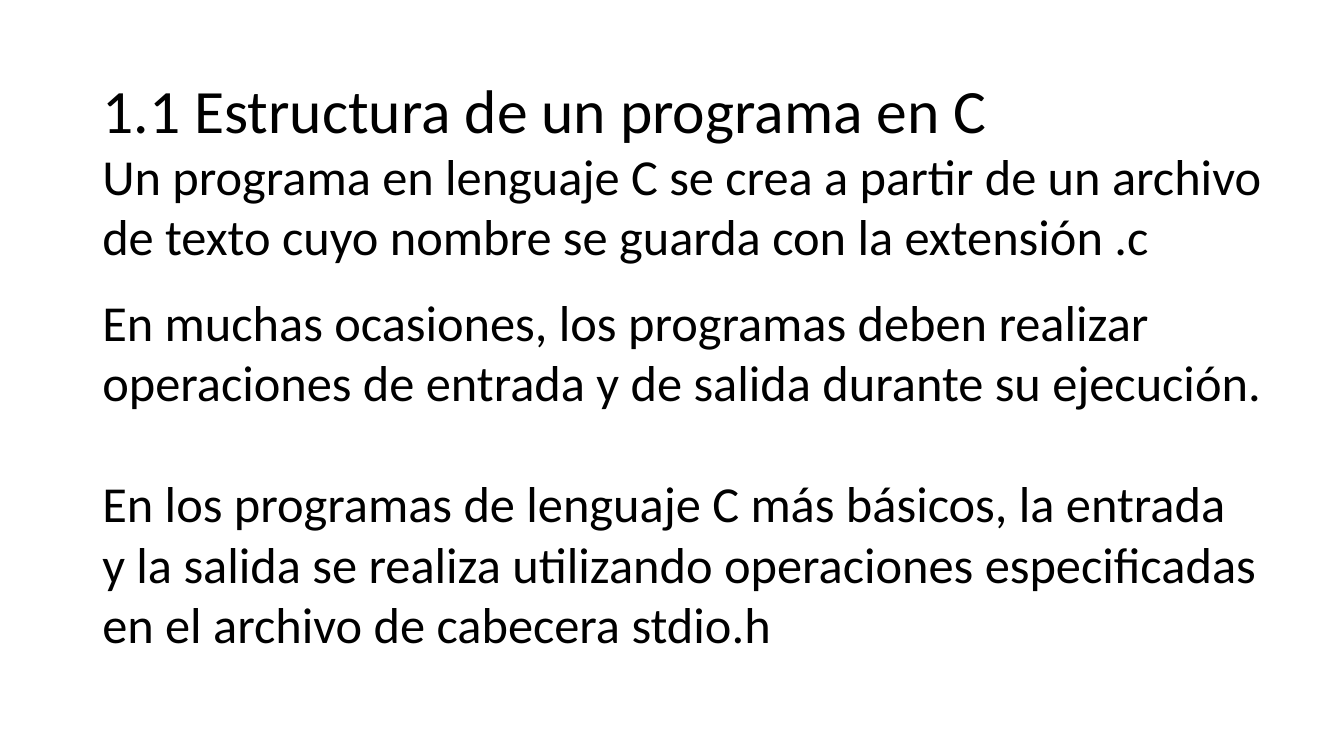
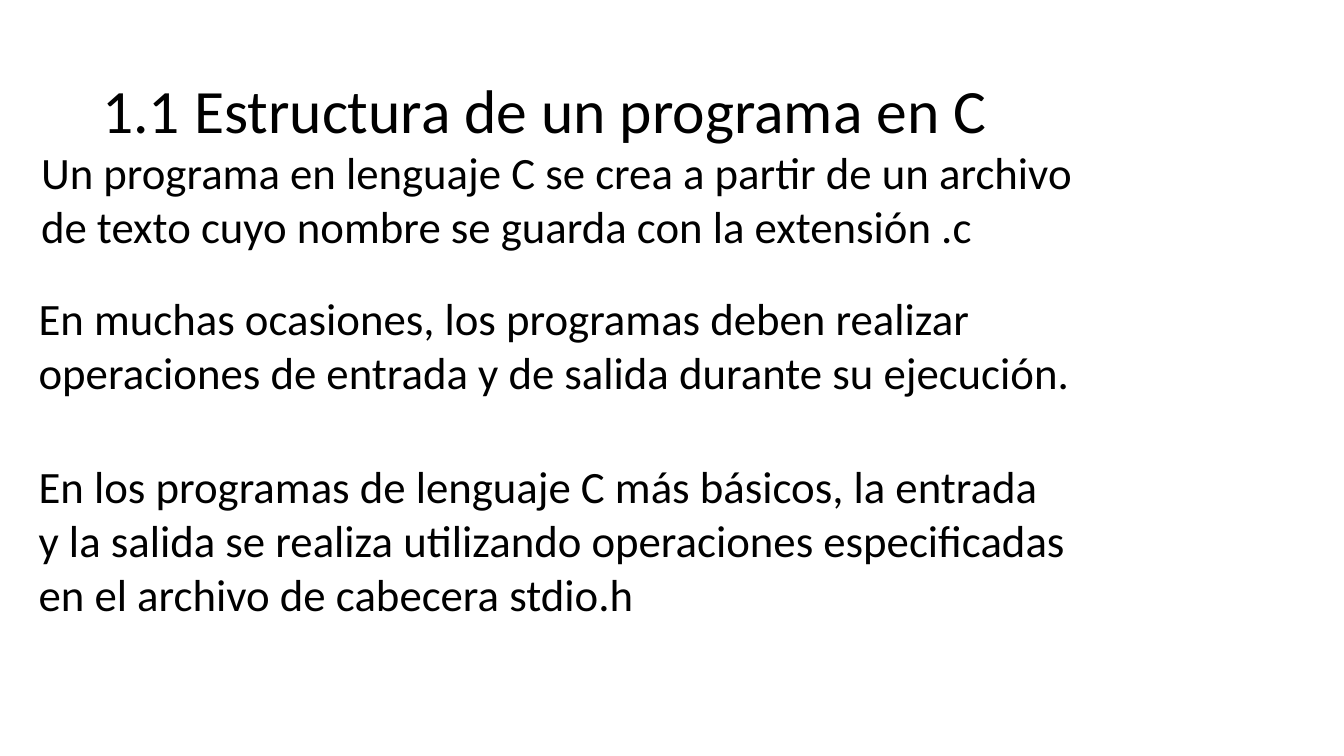
Before and after one commit to programacionestructurada/2021-2, a slide deck: slide 4 of U1_Introduccion_a_la_programacion/U1.pptx. Drawn at 1344x756 pixels with LibreOffice and Linux fonts; fonts in the diff are those of the drawing. Boxes give left, top, right and bottom in pixels: in the first picture for what was removed or moved away, otherwise in the second. Text is boxed around its words. In the diff, an @@ line names an element or a change of style, - is before the commit and + after.

```diff
--- a/U1_Introduccion_a_la_programacion/U1.pptx
+++ b/U1_Introduccion_a_la_programacion/U1.pptx
@@ text "Un programa en lenguaje C ...": place and size @@
-text "Un programa en lenguaje C ..." at box(102, 160, 1261, 264)
+text "Un programa en lenguaje C ..." at box(41, 158, 1072, 251)
@@ text "Un programa en lenguaje C ..." at box(41, 158, 1072, 251): size 36 to 32 pt @@
@@ text "En muchas ocasiones, los programas ..." at box(39, 304, 1069, 612): size 36 to 32 pt @@
@@ text "En muchas ocasiones, los programas ...": place and size @@
-text "En muchas ocasiones, los programas ..." at box(102, 306, 1260, 644)
+text "En muchas ocasiones, los programas ..." at box(39, 304, 1069, 612)
```
Also in this commit, not shown: 5 other slides changed, 13 other files.
